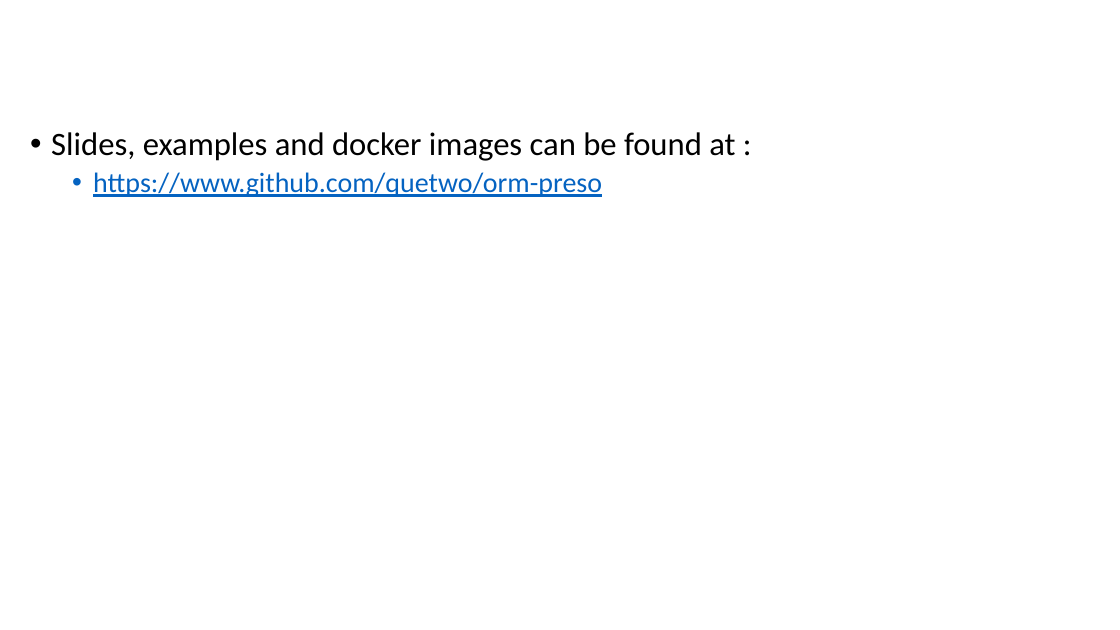
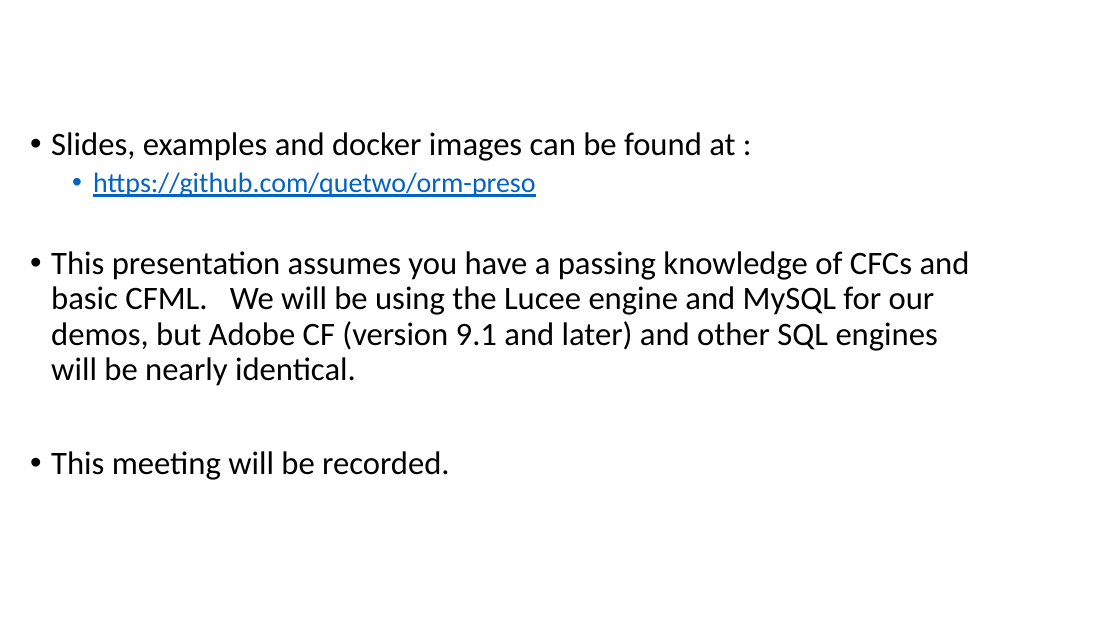
Before and after one commit to quetwo/orm-preso, a slide deck: slide 3 of Using ColdFusion ORM.pptx. Drawn at 1120x630 pixels with LibreOffice and Linux fonts; fonts in the diff are those of the drawing; background and template pictures are left out. Boxes give left, top, right and bottom in pixels: in the first picture for what was removed or moved away, otherwise in the second. Text is boxed around its words. In the diff, an @@ line names an element or a change of style, - is before the commit and + after.

```diff
--- a/Using ColdFusion ORM.pptx
+++ b/Using ColdFusion ORM.pptx
@@ text at <box>51,172,970,480</box>: text changed; size 24 to 28 pt; text colour #0563C1 to #000000 @@
-  • https://www.github.com/quetwo/orm-preso
+  • https://github.com/quetwo/orm-preso
+• This presentation assumes you have a passing knowledge of CFCs and basic CFML. We will be using the Lucee engine and MySQL for our demos, but Adobe CF (version 9.1 and later) and other SQL engines will be nearly identical.
+• This meeting will be recorded.
```
Also in this commit, not shown: 6 slides added, 11 other files.
